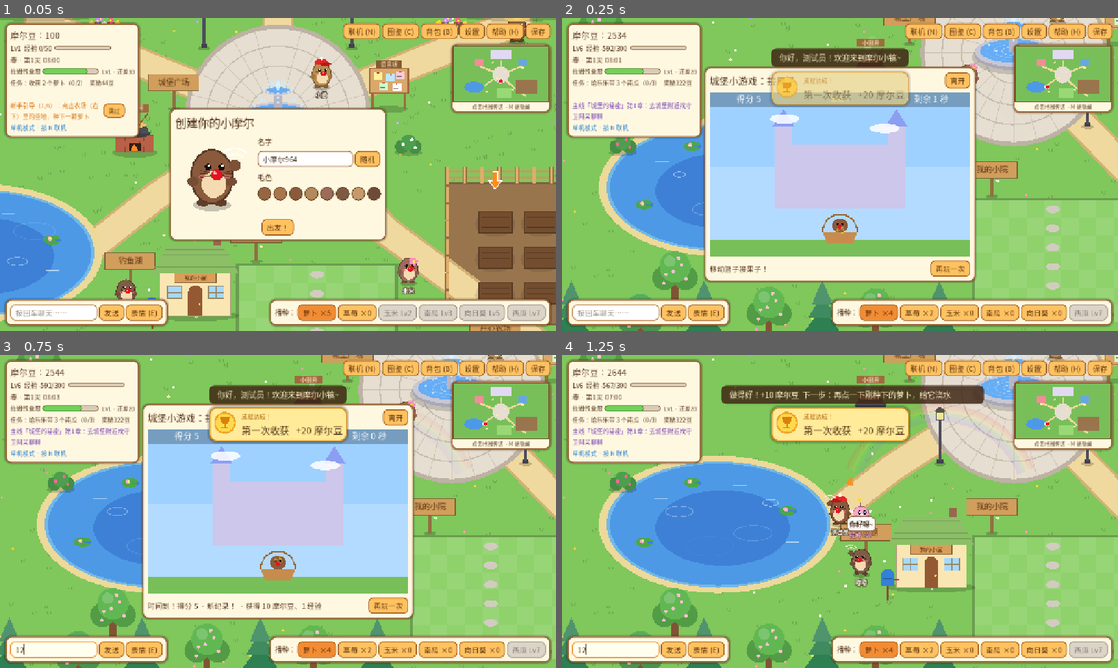
Above: before the commit, frames 1-4 (two rows, left to right).
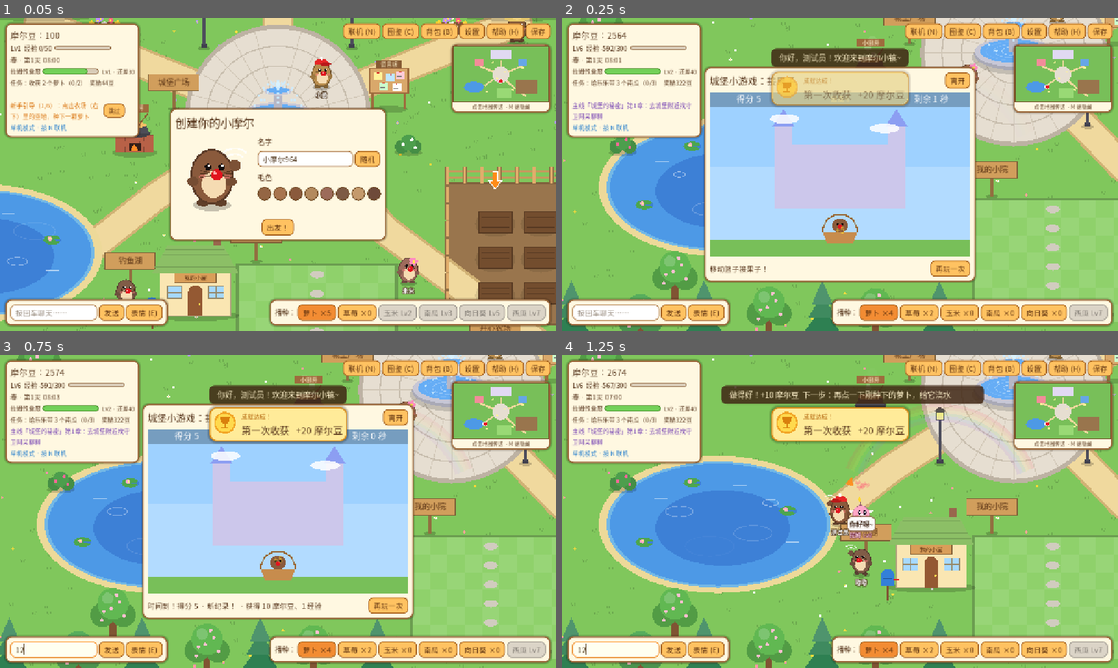
Above: after the commit, the same moments.

Repository: wangchaozhi/mole-town
Game: Godot game, scene res://tests/smoke_test.tscn
Same seed, same stepped clock (60 frames per second), same inputs: the game is played once before the commit and once after it. This scene is started directly instead of the project's main scene.
Inputs (mouse positions are in pixels of both pictures, inside the frame that each line leads up to):
- Up to frame 1 (0.05 s): no input
- Up to frame 2 (0.25 s): no input
- Up to frame 3 (0.75 s): click (55, 649) at 0.52 s; type "12" at 0.6 s
- Up to frame 4 (1.25 s): no input

Frame 1 is identical in both runs. In frame 2, less than 0.1% of the frame differs, in the area x 10-24%, y 4-18%; in frame 3, less than 0.1%; in frame 4, 0.2%, in the area x 9-56%, y 4-59%.

Commit message:
新增和拉姆玩捉迷藏
Co-Authored-By: Claude Opus 5.5 <noreply@anthropic.com>

Diff:
--- a/scripts/game_state.gd
+++ b/scripts/game_state.gd
@@ -80,6 +80,7 @@
 var player_exp: int = 0
 var player_level: int = 1
 var lahm_level: int = 1
+var lahm_hide_day: int = -1  # 今天是否已经和拉姆玩过捉迷藏
 var day: int = 1
 var minutes: float = 480.0
 var quest: Dictionary = {}
@@ -318,7 +319,7 @@
 	get_tree().call_group("plots", "store_state")
 	var data := {
 		"beans": beans, "inventory": inventory, "selected_seed": selected_seed,
-		"hat": hat, "owned_hats": owned_hats, "rod_level": rod_lev …(219 unchanged characters)…  player_level, "lahm_level": lahm_level,
+		"hat": hat, "owned_hats": owned_hats, "rod_level": rod_lev …(219 unchanged characters)…  player_level, "lahm_level": lahm_level, "lahm_hide_day": lahm_hide_day,
 		"day": day, "minutes": minutes, "quest": quest, "quests_done": quests_done, "help_today": help_today, "tutorial_step" …(558 unchanged characters)…
 		"player_name": player_name, "body_color": body_color,
 		"plots": plots, "home": home, "board": board, "mail": mail, "npc_affinity": npc_affinity, "npc_gift_day": npc_gift_day, "saved_at": Time.get_unix_time_from_system(),
@@ -352,6 +353,7 @@
 		lahm_acc = "none"
 	lahm_hunger = float(data.get("lahm_hunger", 80.0))
 	lahm_exp = int(data.get("lahm_exp", 0))
+	lahm_hide_day = int(data.get("lahm_hide_day", -1))
 	player_exp = int(data.get("player_exp", 0))
 	player_level = clampi(int(data.get("player_level", 1)), 1, MAX_LEVEL)
 	lahm_level = clampi(int(data.get("lahm_level", 1)), 1, LAHM_LEVELS.size())
@@ -545,6 +547,7 @@
 	has_greenhouse = false
 	lahm_hunger = 80.0
 	lahm_exp = 0
+	lahm_hide_day = -1
 	lahm_level = 1
 	player_exp = 0
 	player_level = 1
@@ -601,6 +604,7 @@
 	{"id": "dancer", "name": "舞林高手", "desc": "和好友一起合拍地做 5 次表情", "stat": "dances", "target": 5, "reward": 150},
 	{"id": "chef", "name": "小厨神", "desc": "累计做 20 道菜", "stat": "cook_total", "target": 20, "reward": 200},
 	{"id": "giant", "name": "巨无霸", "desc": "收获一个巨型作物", "stat": "giants", "target": 1, "reward": 120},
+	{"id": "hide_seek", "name": "捉迷藏冠军", "desc": "和拉姆玩捉迷藏，找到它 3 次", "stat": "hide_found", "target": 3, "reward": 100},
 	{"id": "all_dishes", "name": "美食家", "desc": "每道菜都做过", "stat": "dish_kinds", "target": 7, "reward": 250},
 ]
 
--- a/scripts/lahm.gd
+++ b/scripts/lahm.gd
@@ -18,6 +18,13 @@
 var task_kind := ""
 var scan_timer := 1.0
 var treasure_timer := 90.0
+var hiding := false  # 捉迷藏：躲起来等你找
+var hide_time := 0.0
+var hide_spot := Vector2.ZERO
+const HIDE_TIME := 90.0
+const HIDE_SPOTS := [  # 都在灌木 / 树旁边，不会被房子挡住
+	Vector2(485, 630), Vector2(935, 392), Vector2(1585, 392), Vector2(2035, 630), Vector2(335, 962),
+	Vector2(360, 345), Vector2(285, 735), Vector2(2195, 775), Vector2(455, 1312), Vector2(1560, 1250)]
 
 
 func _ready() -> void:
@@ -52,6 +59,9 @@
 func _process(delta: float) -> void:
 	t += delta
 	pet_cooldown = maxf(0.0, pet_cooldown - delta)
+	if hiding:
+		_hide_process(delta)
+		return
 	if not is_remote and not is_hungry():
 		_helper_tasks(delta)
 	if player != null:
@@ -149,6 +159,9 @@
 
 
 func interact(_pl) -> void:
+	if hiding:
+		end_hide(true)
+		return
 	GameState.tutorial_event("lahm")
 	if GameState.lahm_hunger >= 90.0:
 		_pet()
@@ -185,6 +198,9 @@
 func _pet() -> void:
 	_burst()
 	Sfx.play("happy")
+	if can_hide():
+		start_hide()
+		return
 	if pet_cooldown > 0.0:
 		GameState.toast.emit("拉姆蹭了蹭你~")
 		return
@@ -193,6 +209,54 @@
 	GameState.toast.emit("摸摸拉姆，它很开心！亲密度 +2")
 
 
+# ---------- 捉迷藏（Lv2 起，每天一次：吃饱时摸摸它就会邀请你玩） ----------
+
+func can_hide() -> bool:
+	var main = get_tree().current_scene
+	return not is_remote and cur_level() >= 2 and GameState.lahm_hide_day != GameState.day and Net.visiting == 0 and player != null and main != null and not main.get("inside")
+
+
+func start_hide() -> void:
+	GameState.lahm_hide_day = GameState.day
+	task_plot = null
+	var pond = get_tree().get_first_node_in_group("pond")
+	var spots := HIDE_SPOTS.filter(func(sp): return sp.distance_to(player.position) > 300.0 and (pond == null or not pond.contains(sp)))
+	hide_spot = spots.pick_random() if not spots.is_empty() else HIDE_SPOTS[0]
+	hiding = true
+	hide_time = HIDE_TIME
+	GameState.toast.emit("拉姆：我们来玩捉迷藏吧！90 秒内找到我哦~")
+
+
+func _hide_process(delta: float) -> void:
+	hide_time -= delta
+	name_label.visible = position.distance_to(hide_spot) > 6.0  # 躲好了就别露出名字
+	var d := hide_spot - position
+	if d.length() > 6.0:
+		position += d.normalized() * minf(d.length(), 520.0 * delta)
+		facing = signf(d.x) if absf(d.x) > 3.0 else facing
+	if hide_time <= 0.0:
+		end_hide(false)
+	queue_redraw()
+
+
+## 结束捉迷藏：found 为 true 是被找到了；quiet 时不提示（例如传送、进屋）
+func end_hide(found: bool, quiet: bool = false) -> void:
+	if not hiding:
+		return
+	hiding = false
+	name_label.visible = true
+	if found:
+		GameState.add_beans(30)
+		GameState.add_lahm_exp(10)
+		GameState.stats["hide_found"] = int(GameState.stats.get("hide_found", 0)) + 1
+		GameState.check_achievements()
+		GameState.toast.emit("被你找到啦！拉姆好开心，+30 摩尔豆，亲密度 +10")
+		Sfx.play("gift")
+		_burst()
+	elif not quiet:
+		GameState.toast.emit("拉姆：嘿嘿，你没找到我~ 明天再玩吧")
+
+
 func _burst() -> void:
 	for i in 5:
 		hearts.append([Vector2(randf_range(-20, 20), -50 - randf_range(0, 15)), randf_range(0.8, 1.4)])
@@ -201,6 +265,9 @@
 # ---------- 绘制 ----------
 
 func _draw() -> void:
+	if hiding and position.distance_to(hide_spot) <= 6.0:
+		_draw_hidden()
+		return
 	var hungry := is_hungry()
 	var lv := cur_level()
 	var r := 17.0 + (lv - 1) * 1.5  # 等级越高个头越大
@@ -263,3 +330,18 @@
 				band.append(c + Vector2(cos(a) * (r + 1), sin(a) * (r * 0.45) + r * 0.35))
 			draw_polyline(band, s, 6.0)
 			draw_colored_polygon(PackedVector2Array([c + Vector2(-r * 0.4, r * 0.7), c + Vector2(-r * 0.1, r * 0.75), c + Vector2(-r * 0.3, r * 1.35), c + Vector2(-r * 0.6, r * 1.3)]), s.darkened(0.15))
+
+
+## 躲在草丛里：只露出触角和一双眼睛
+func _draw_hidden() -> void:
+	var peek := sin(t * 1.5) * 3.0
+	var ant := Vector2(4, -42 + peek)
+	draw_line(Vector2(0, -26 + peek), ant, Color(0.5, 0.3, 0.35), 2.0)
+	draw_circle(ant, 4.5, Color(1, 0.85, 0.2))
+	draw_circle(Vector2(0, -22 + peek), 13.0, Color(1.0, 0.66, 0.78))
+	for sx in [-5.0, 5.0]:
+		draw_circle(Vector2(sx, -24 + peek), 3.0, Color(0.1, 0.05, 0.15))
+	var g := Color(0.3, 0.62, 0.28)
+	for k in [Vector2(-16, -6), Vector2(0, -9), Vector2(16, -6), Vector2(-8, 0), Vector2(9, 0)]:
+		draw_circle(k, 11.0, g)
+		draw_circle(k + Vector2(-3, -4), 5.0, g.lightened(0.15))
--- a/scripts/main.gd
+++ b/scripts/main.gd
@@ -592,6 +592,7 @@
 			c.reset_smoothing()
 	var lahm = get_tree().get_first_node_in_group("my_lahm")
 	if lahm != null:
+		lahm.end_hide(false, true)
 		lahm.position = p + Vector2(-50, 6)
 	fx.pop(p)
 	Sfx.play("door")
@@ -721,6 +722,7 @@
 	player.pending = null
 	var lahm = get_tree().get_first_node_in_group("my_lahm")
 	if lahm != null:
+		lahm.end_hide(false, true)
 		lahm.position = p + Vector2(-50, 4)
 
 
--- a/scripts/minimap.gd
+++ b/scripts/minimap.gd
@@ -63,7 +63,7 @@
 				draw_circle(_m(l.position), 5.0, Color(0.45, 0.65, 0.95))
 				D_text(_m(l.position) + Vector2(0, -8), "?")
 		var lahm = get_tree().get_first_node_in_group("my_lahm")
-		if lahm != null and not main.inside:
+		if lahm != null and not main.inside and not lahm.hiding:  # 捉迷藏时不在小地图上暴露位置
 			draw_circle(_m(lahm.position), 2.5, Color(1, 0.6, 0.75))
 		var pp: Vector2 = _m(main.map_position())
 		draw_circle(pp, 5.0, Color.WHITE)
--- a/tests/smoke_test.gd
+++ b/tests/smoke_test.gd
@@ -180,6 +180,16 @@
 	ui.shop.lahm_acc("bow")
 	check(GameState.lahm_acc == "bow" and "bow" in GameState.owned_lahm_accs, "给拉姆买蝴蝶结并戴上")
 	GameState.set_lahm_acc("none")
+
+	GameState.lahm_hide_day = -1
+	GameState.lahm_hunger = 100.0
+	if GameState.lahm_level < 2:
+		GameState.add_lahm_exp(GameState.LAHM_LEVELS[1] - GameState.lahm_exp)
+	lahm.interact(p)  # 吃饱了摸摸它 → 邀请捉迷藏
+	check(lahm.hiding and GameState.lahm_hide_day == GameState.day and not lahm.can_hide(), "摸摸拉姆开始捉迷藏（每天一次）")
+	var hb0 := GameState.beans
+	lahm.interact(p)
+	check(not lahm.hiding and GameState.beans == hb0 + 30, "找到躲起来的拉姆有奖励")
 
 	print("[任务]")
 	GameState.quest = {"kind": "harvest", "item": "carrot", "need": 1, "have": 0, "reward": 30}
Not shown, changed: README.md
Not shown, changed: ROADMAP.md
